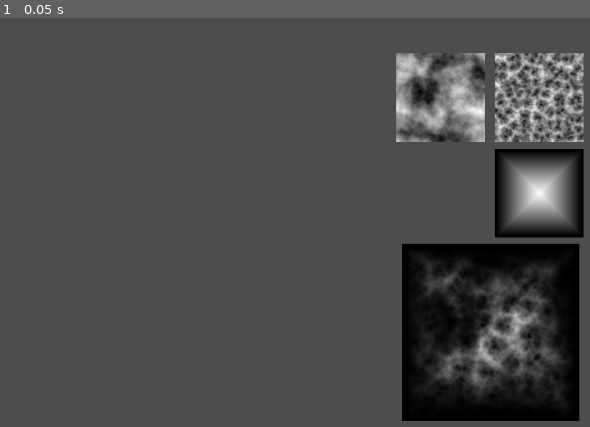
Above: before the commit, frame 1.
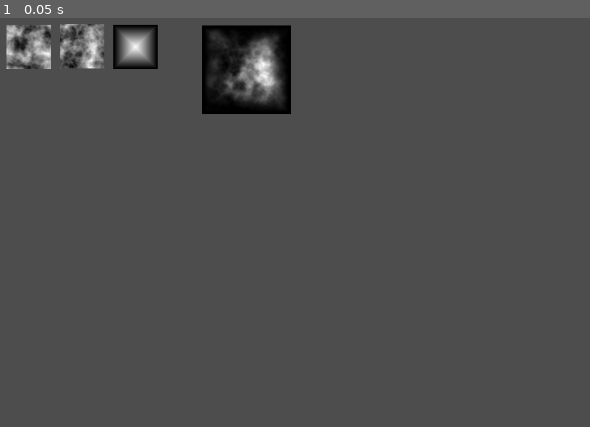
Above: after the commit, the same moment.

Repository: robinvanderkooi/MistyIsles
Game: Godot game, scene res://island.tscn
Same seed, same stepped clock (60 frames per second), same inputs: the game is played once before the commit and once after it.
Inputs:
- Up to frame 1 (0.05 s): no input

The runs differ from the first frame. In frame 1, 23% of the frame differs, in the area x 1-99%, y 1-99%.

Commit message:
Better island

Diff:
--- a/Scripts/island_textures.gd
+++ b/Scripts/island_textures.gd
@@ -18,31 +18,44 @@
 func _initialize_result():
 	if not initialized_result:
 		var childs = self.get_children()
-		var resultname = %Result.name
-		var t0 :Texture2D = %Result.texture
-		var i0 :Image = t0.get_image()
-		var resetimage = true
-		var tex_count = 1
-		for chil in childs:
-			if resetimage :
-				resetimage = false
-				for x in i0.get_width():
-					for y in i0.get_height():
-						i0.set_pixel(x,y,Color.WHITE)
-			var t1:TextureRect = chil
-			if t1.name == resultname : continue
-			tex_count += 1
-			var tex :Texture = t1.texture
-			var i1 :Image = tex.get_image()
-			for x in i1.get_width():
-				for y in i1.get_height():
-					var p0 = i0.get_pixel(x,y)
-					var p1 = i1.get_pixel(x,y)
-					var px = (p0 * p1) * 1.2
-					i0.set_pixel(x,y, px)
+
+		var img = Image.create(childs[0].texture.width,childs[0].texture.height,true,Image.FORMAT_RGBA8)
+
+		var imgs = []
+		for chil:TextureRect in childs:
+			imgs.append(chil.texture.get_image())
+		for x in childs[0].texture.width:
+			for y in childs[0].texture.height:
+				var r = 1.0
+				var g = 1.0
+				var b = 1.0
+				for i in imgs.size():
+					var p : Color = imgs[i].get_pixel(x,y)
+					r *= p.r
+					g *= p.g
+					b *= p.b
+				#r /= float(childs.size())
+				#g /= float(childs.size())
+				#b /= float(childs.size())
+				img.set_pixel(x,y, Color(r,g,b,1.0))
+		var maxr = 0.0
+		for x in childs[0].texture.width:
+			for y in childs[0].texture.height:
+				var p = img.get_pixel(x,y)
+				if p.r > maxr : maxr = p.r
+		var sca = 1.0 / maxr
+		for x in childs[0].texture.width:
+			for y in childs[0].texture.height:
+				img.set_pixel(x,y, img.get_pixel(x,y) * sca)
+
+		var itex : ImageTexture = ImageTexture.create_from_image(img)
+		#tex.texture = itex
+		#tex.size = Vector2i(64,64)
+		#%Textures.add_child(tex)
+		%Result.texture = itex
 		initialized_result = true
-		i0.save_png("res://result_image.png")
 		%Result.queue_redraw()
+		#img.save_png("res://result_image.png")
 	pass
 
 func _refresh_result():
--- a/island.tscn
+++ b/island.tscn
@@ -2,11 +2,11 @@
 
 [ext_resource type="Script" path="res://Scripts/island.gd" id="1_m5cgf"]
 [ext_resource type="Script" path="res://Scripts/island_textures.gd" id="2_d1s0i"]
-[ext_resource type="Texture2D" uid="uid://c8rlcuqcp24tg" path="res://result_image.png" id="3_2pdho"]
 
 [sub_resource type="FastNoiseLite" id="FastNoiseLite_nyovn"]
 noise_type = 2
-frequency = 0.005
+seed = 7
+frequency = 0.001
 
 [sub_resource type="NoiseTexture2D" id="NoiseTexture2D_3s6d4"]
 width = 2048
@@ -32,6 +32,8 @@
 fill_from = Vector2(0.5, 0.5)
 fill_to = Vector2(0.98, 0.5)
 
+[sub_resource type="ImageTexture" id="ImageTexture_noyia"]
+
 [node name="Island" type="Node3D"]
 script = ExtResource("1_m5cgf")
 
@@ -39,40 +41,27 @@
 unique_name_in_owner = true
 script = ExtResource("2_d1s0i")
 
-[node name="Result" type="TextureRect" parent="Textures"]
-unique_name_in_owner = true
-anchors_preset = 1
-anchor_left = 1.0
-anchor_right = 1.0
-offset_left = -316.0
-offset_top = 333.0
-offset_right = -60.0
-offset_bottom = 589.0
-grow_horizontal = 0
-texture = ExtResource("3_2pdho")
-expand_mode = 3
-
 [node name="Mountians" type="TextureRect" parent="Textures"]
-anchors_preset = 1
-anchor_left = 1.0
-anchor_right = 1.0
-offset_left = -182.0
-offset_top = 58.0
-offset_right = -54.0
-offset_bottom = 186.0
-grow_horizontal = 0
+anchors_preset = 5
+anchor_left = 0.5
+anchor_right = 0.5
+offset_left = -233.0
+offset_top = 16.0
+offset_right = -169.0
+offset_bottom = 80.0
+grow_horizontal = 2
 texture = SubResource("NoiseTexture2D_3s6d4")
 expand_mode = 3
 
 [node name="Noisey" type="TextureRect" parent="Textures"]
-anchors_preset = 1
-anchor_left = 1.0
-anchor_right = 1.0
-offset_left = -324.0
-offset_top = 58.0
-offset_right = -196.0
-offset_bottom = 186.0
-grow_horizontal = 0
+anchors_preset = 5
+anchor_left = 0.5
+anchor_right = 0.5
+offset_left = -310.0
+offset_top = 17.0
+offset_right = -246.0
+offset_bottom = 81.0
+grow_horizontal = 2
 texture = SubResource("NoiseTexture2D_38yfh")
 expand_mode = 3
 
@@ -80,10 +69,24 @@
 anchors_preset = 1
 anchor_left = 1.0
 anchor_right = 1.0
-offset_left = -182.0
-offset_top = 196.0
-offset_right = -54.0
-offset_bottom = 324.0
+offset_left = -732.0
+offset_top = 17.0
+offset_right = -668.0
+offset_bottom = 81.0
 grow_horizontal = 0
 texture = SubResource("GradientTexture2D_n6kjd")
 expand_mode = 3
+
+[node name="Result" type="TextureRect" parent="."]
+unique_name_in_owner = true
+anchors_preset = 15
+anchor_right = 1.0
+anchor_bottom = 1.0
+offset_left = 548.0
+offset_top = 18.0
+offset_right = -476.0
+offset_bottom = -502.0
+grow_horizontal = 2
+grow_vertical = 2
+texture = SubResource("ImageTexture_noyia")
+expand_mode = 1
Binary file changed: result_image.png
